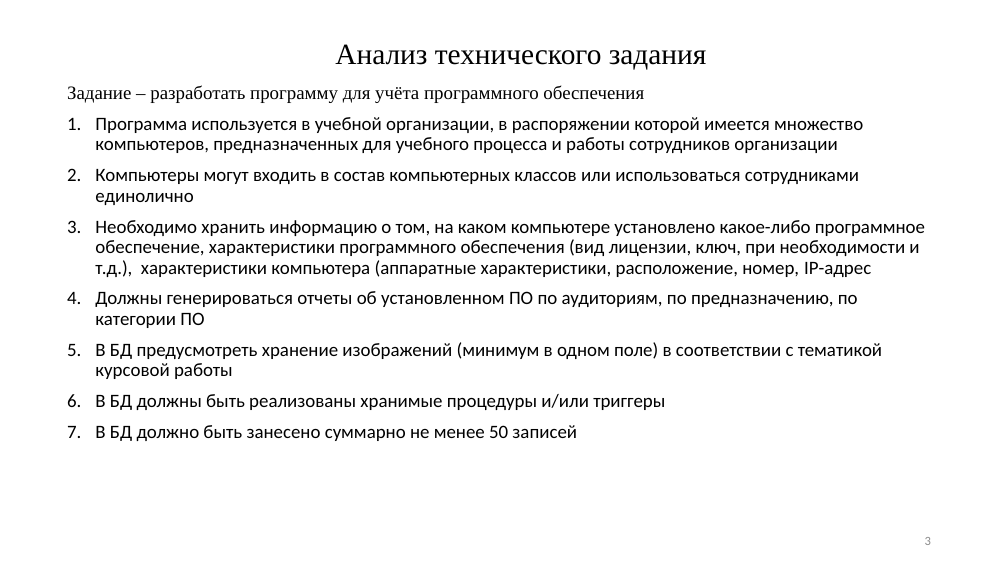
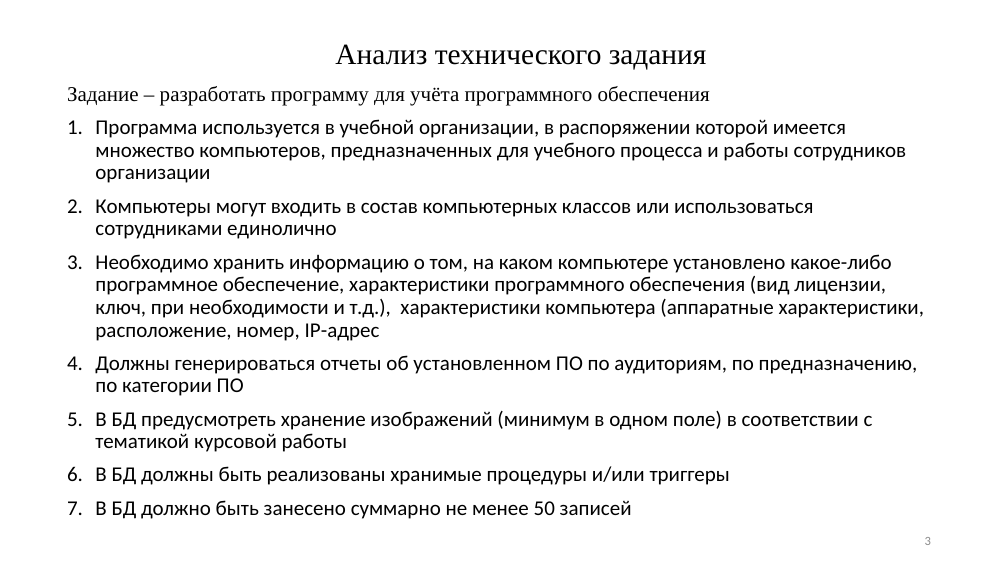
Before and after one commit to thendontuser/Software-Accounting, a slide deck: slide 3 of ПЗ/SoftwareAccounting.pptx. Drawn at 1008x567 pixels with LibreOffice and Linux fonts; fonts in the diff are those of the drawing. Boxes give left, top, right and bottom in pixels: in the first picture for what was removed or moved away, otherwise in the second. Text is boxed around its words. In the diff, an @@ line names an element or a change of style, - is before the commit and + after.

```diff
--- a/ПЗ/SoftwareAccounting.pptx
+++ b/ПЗ/SoftwareAccounting.pptx
@@ text "Задание – разработать программу для ..." at <box>67,86,925,519</box>: size 18 to 20 pt @@
```
Also in this commit, not shown: 2 other slides changed, 2 other files.
